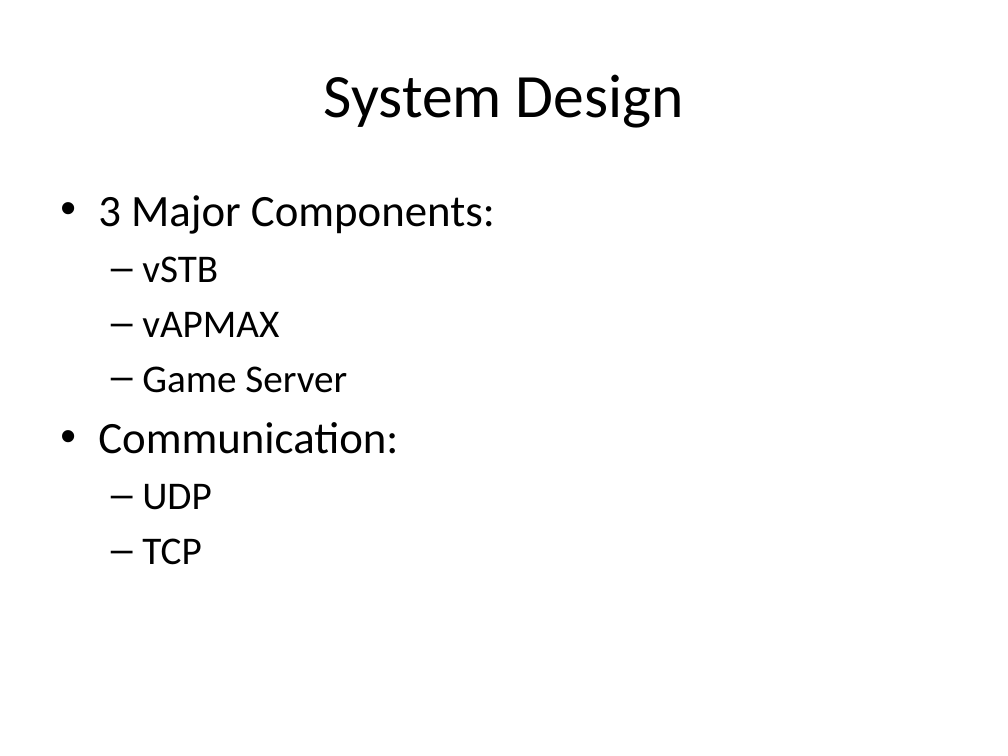
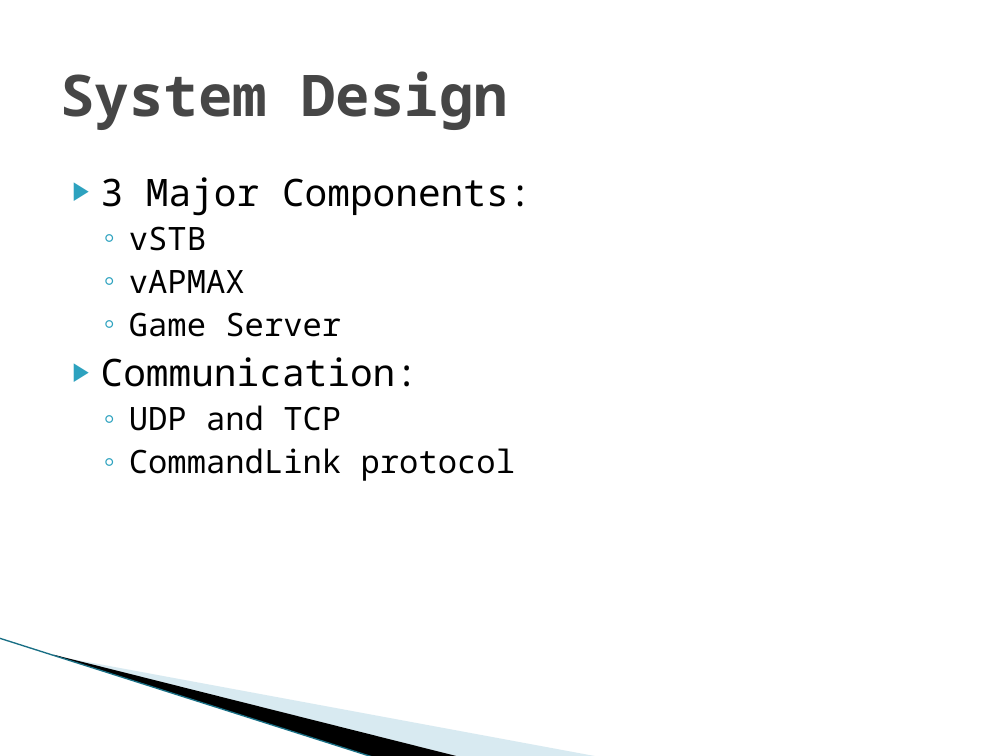
Before and after one commit to SDSMT-CSC/STBMF, a slide deck: slide 5 of docs/srDesign_ClientPresentation2.pptx. Drawn at 1008x756 pixels with LibreOffice and Linux fonts; fonts in the diff are those of the drawing; background and template pictures are left out. Boxes give left, top, right and bottom in pixels: in the first picture for what was removed or moved away, otherwise in the second. Text is boxed around its words. In the diff, an @@ line names an element or a change of style, - is before the commit and + after.

Commit message:
Updated slides to final format

```diff
--- a/docs/srDesign_ClientPresentation2.pptx
+++ b/docs/srDesign_ClientPresentation2.pptx
@@ title "System Design" at [60, 71, 508, 130]: size 44 to 41 pt, font Calibri to Noto Sans Mono, text colour #000000 to #464646, bold on; alignment centre to left @@
@@ text "3 Major Components:": place and size @@
-text "3 Major Components:" at [98, 195, 495, 565]
+text "3 Major Components:" at [101, 177, 531, 481]
@@ text at [101, 177, 531, 387]: size 32 to 27 pt in "3 Major Components:", "Communication:"; font Calibri to Noto Sans Mono in "3 Major Components:", "vSTB", "vAPMAX", "Game Server" and 1 more places; size 28 to 23 pt in "vSTB", "vAPMAX", "Game Server"; bullet • to ▶; less space between paragraphs; bullet – to ◦ @@
@@ text at [129, 405, 515, 481]: text changed; size 28 to 23 pt; font Calibri to Noto Sans Mono @@
-  – UDP
-  – TCP
+  ◦ UDP and TCP
+  ◦ CommandLink protocol
@@ line added from (0, 638) to (374, 756), #97C5D8 0.95 pt @@
@@ freeform shape added at [53, 654, 461, 756], fill #000000 @@
@@ freeform shape added at [55, 655, 600, 756], fill #A0CBDC at 40% opacity @@
```
Also in this commit, not shown: 14 other slides changed, 5 slides added, 1 slide removed.
